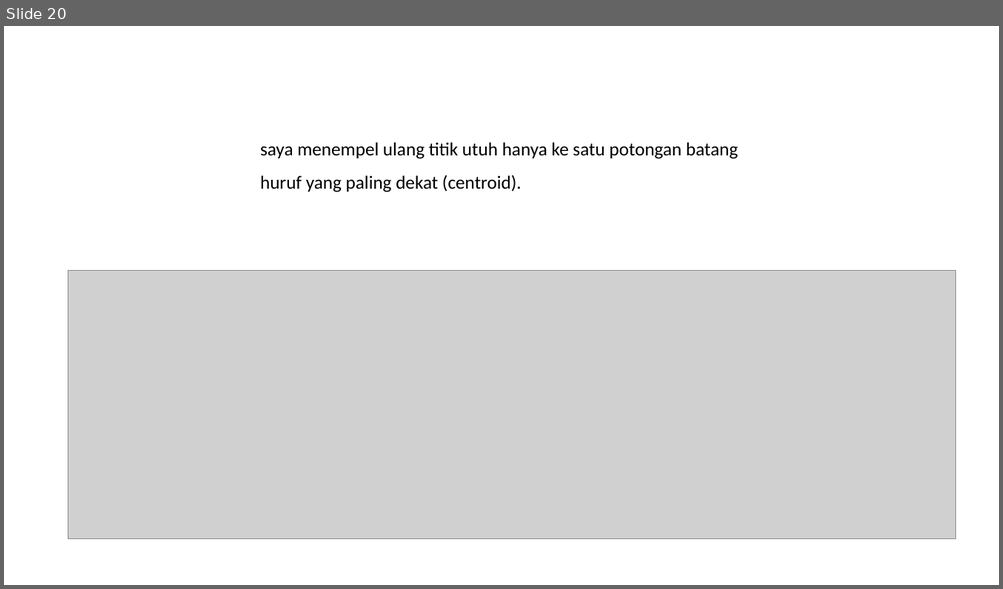
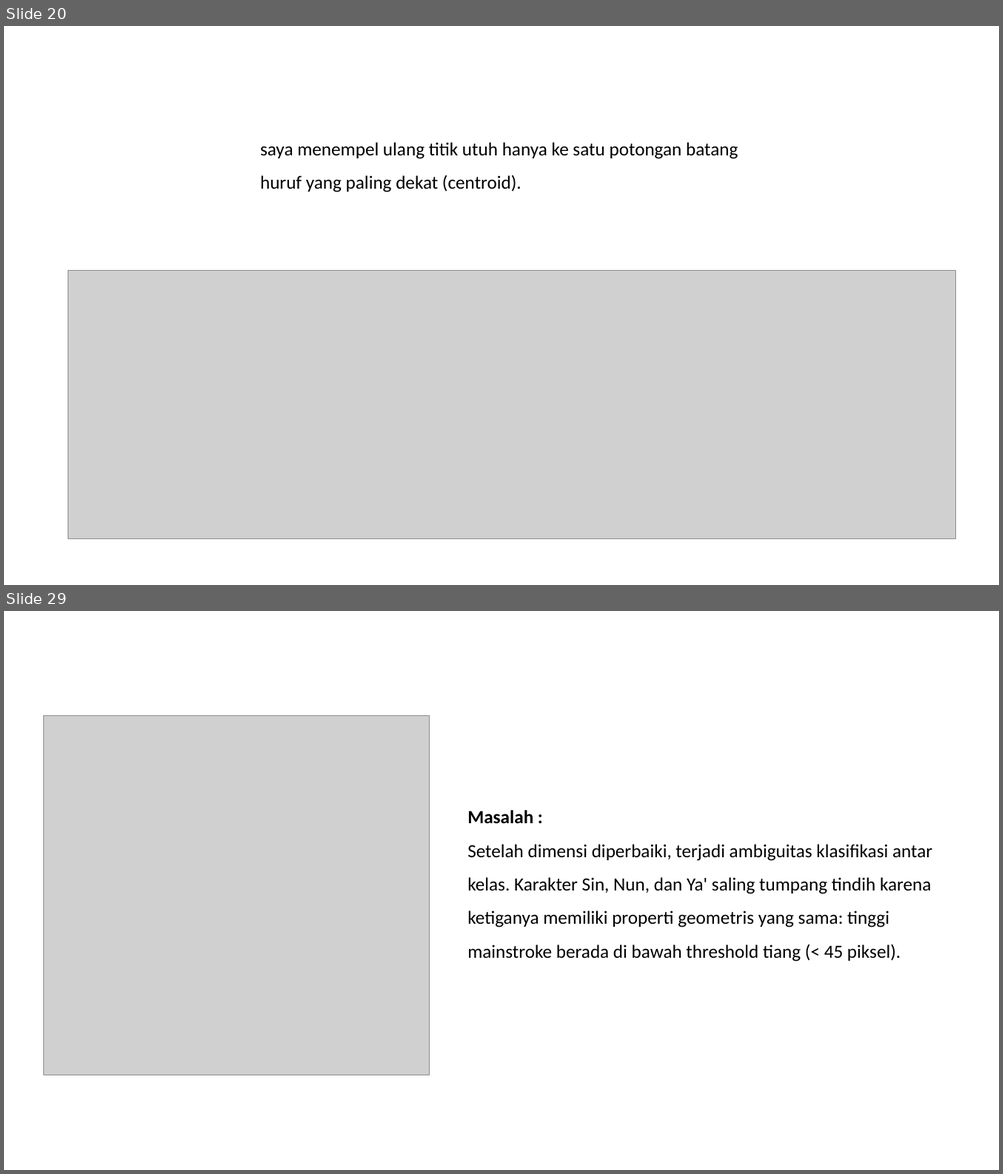
Before and after one commit to fajrullll/TA, a slide deck: LAPORAN PROGRES TUGAS AKHIR.pptx. Shown one above the other, each under a label of ours: slide 20 before the commit, slides 20 and 29 after it; the slides between them are not shown. The pictures are 1003x589 and 1003x1174 pixels, drawn with LibreOffice and Linux fonts; fonts in the diff are those of the drawing; grey boxes stand for pictures. Boxes give left, top, right and bottom in pixels: in the first picture for what was removed or moved away, otherwise in the second. Text is boxed around its words. In the diff, an @@ line names an element or a change of style, - is before the commit and + after.

```diff
--- a/LAPORAN PROGRES TUGAS AKHIR.pptx
+++ b/LAPORAN PROGRES TUGAS AKHIR.pptx
@@ slide 29 added at (4,611,999,1170), background #FFFFFF @@
@@ picture added at (43,716,430,1076) @@
@@ text added at (467,810,932,962), 18 pt, text #000000 @@
+Masalah :
+Setelah dimensi diperbaiki, terjadi ambiguitas klasifikasi antar kelas. Karakter Sin, Nun, dan Ya' saling tumpang tindih karena ketiganya memiliki properti geometris yang sama: tinggi mainstroke berada di bawah threshold tiang (< 45 piksel).
```
Also in this commit, not shown: 23 other slides added, 13 other files.
